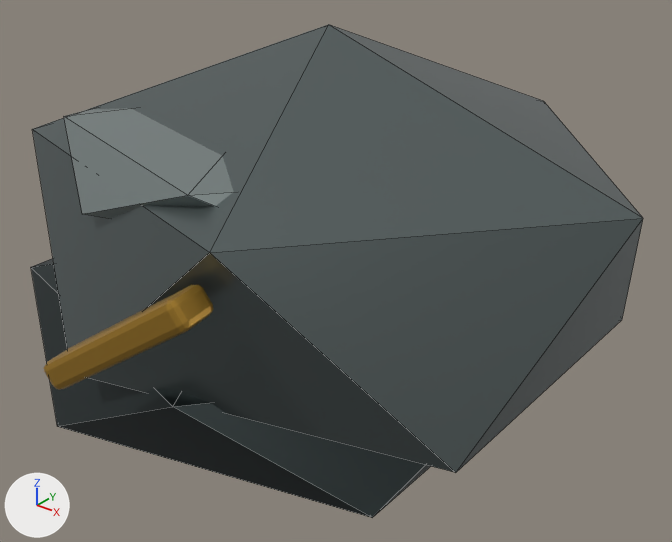
Two versions of the glTF model assets/exports/hero_glb/hero_pauldron_l_v01.glb, one commit apart.
Before and after are seen from a 50 mm lens placed at (-0.078, -0.31, 1.735), pointed at (-0.322, -0.005, 1.546). The lights are fixed; the arrows at lower left show +X, +Y and +Z. The picture after the commit comes second. Mesh edges are drawn as thin lines on the coarser meshes. Where no turn or scale is listed for an object, it has been applied to the vertices. Vertices at exactly the same position are counted once.

The first picture shows 'GEO_PauldronL', 'GEO_PauldronLowerL', 'GEO_PauldronRidgeL', 'GEO_PauldronWaymarkL'.
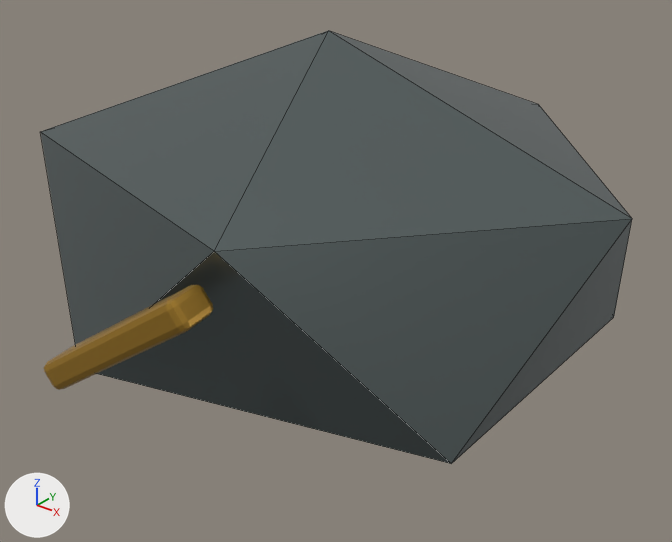
The change, as a diff of the scene's bpy script:
```diff
--- a/assets/exports/hero_glb/hero_pauldron_l_v01.glb.py
+++ b/assets/exports/hero_glb/hero_pauldron_l_v01.glb.py
@@ me_icosphere_083 @@
 # used by ob_geo_pauldronl; location = (-0.33, 0.0, 1.565)
-me_icosphere_083.from_pydata(...)  # 12 vertices, 20 faces; spans x -0.145..0.145, y -0.118..0.118, z -0.092..0.092
+me_icosphere_083.from_pydata(...)  # 12 vertices, 20 faces; spans x -0.141..0.141, y -0.114..0.114, z -0.089..0.089
+# me_icosphere_083 part 1: the whole mesh is scaled about its middle by 0.972
 me_icosphere_083.materials.append(mat_mat_steel)
@@ ob_geo_pauldronlowerl @@
-ob_geo_pauldronlowerl = bpy.data.objects.new('GEO_PauldronLowerL', me_icosphere_084)
-ob_geo_pauldronlowerl.location = (-0.36, -0.005, 1.505)
@@ ob_geo_pauldronridgel @@
-ob_geo_pauldronridgel = bpy.data.objects.new('GEO_PauldronRidgeL', me_icosphere_085)
-ob_geo_pauldronridgel.location = (-0.34, -0.02, 1.605)
```

Pixel boxes [x1, y1, x2, y2] of what changed, in the pictures (672 x 542 px):
'GEO_PauldronL', rescaled: before [32, 24, 643, 473]; after [41, 30, 632, 464]
'GEO_PauldronLowerL', deleted: before [31, 258, 431, 518]
'GEO_PauldronRidgeL', deleted: before [64, 108, 234, 219]
